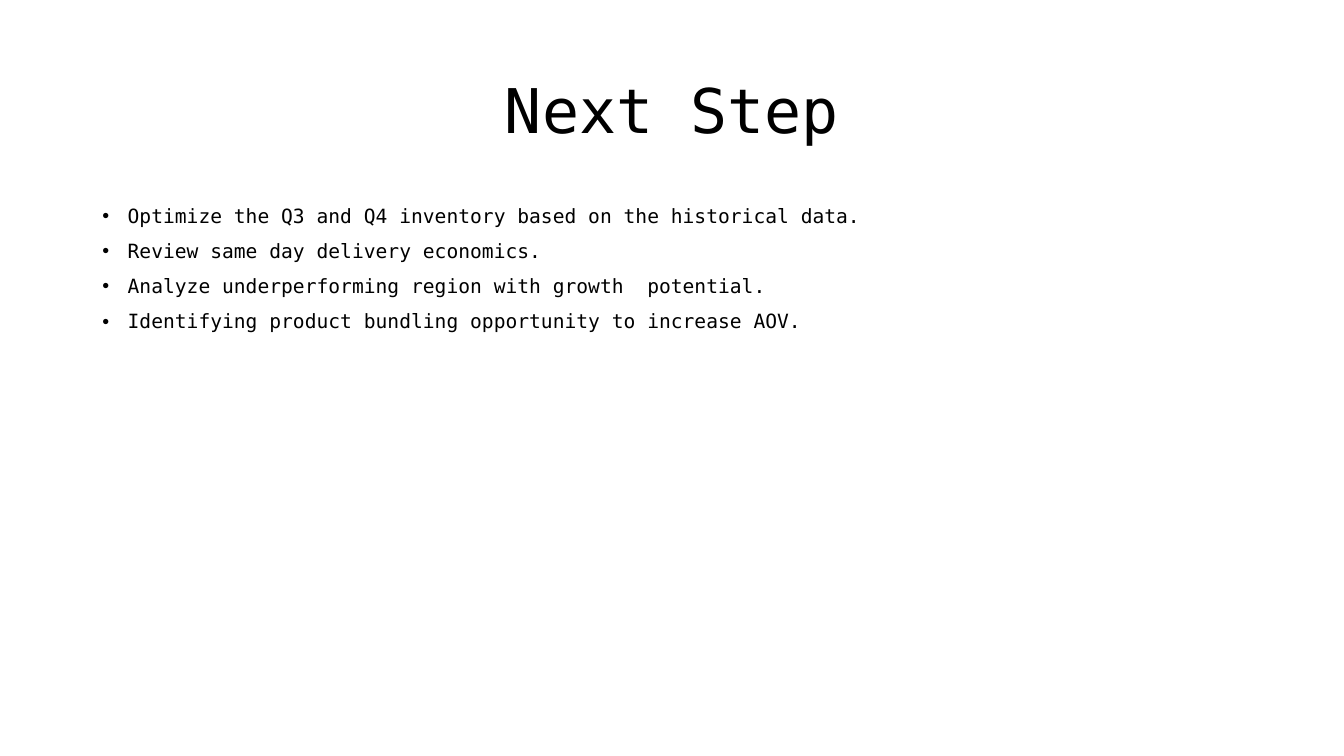
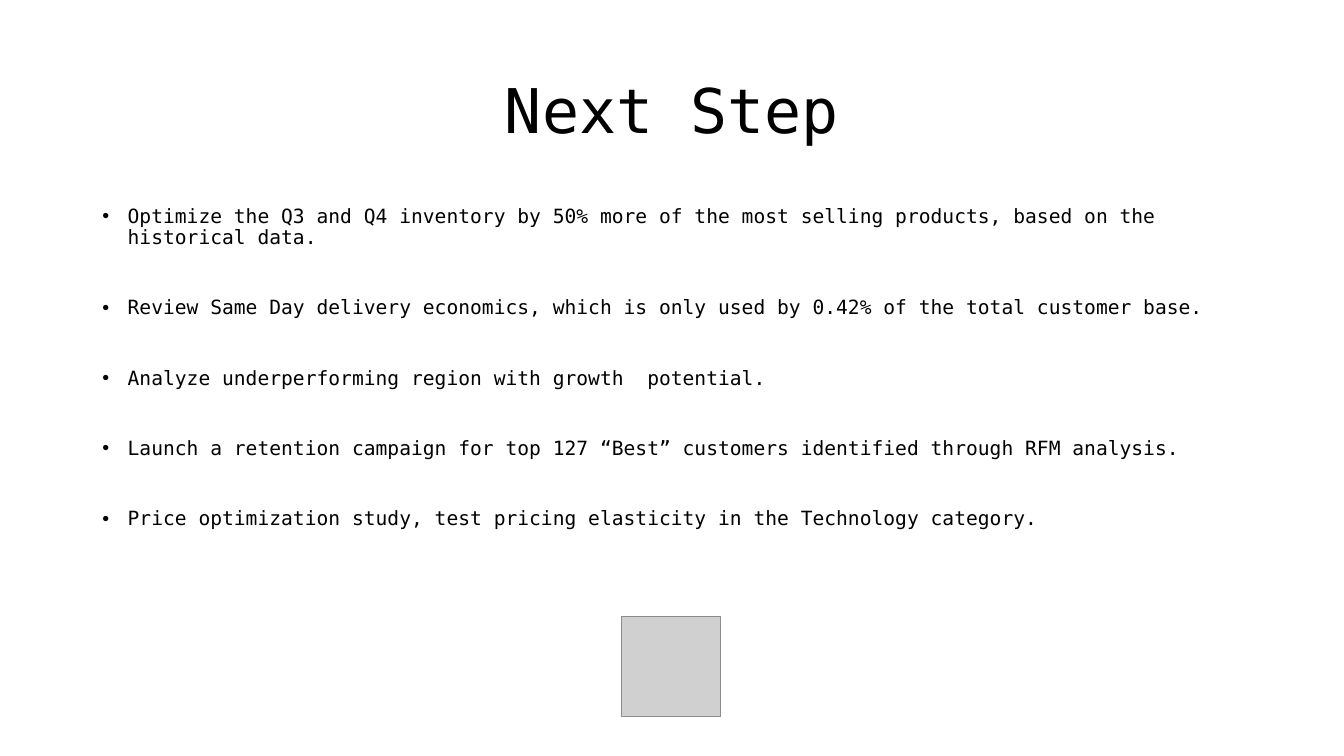
Before and after one commit to duy4nt/Data-Analysis, a slide deck: slide 20 of SuperstoreSalesAnalysis/Superstore Dataset Analysis.pptx (slide 25 before the commit). Drawn at 1344x756 pixels with LibreOffice and Linux fonts; fonts in the diff are those of the drawing; grey boxes stand for pictures. Boxes give left, top, right and bottom in pixels: in the first picture for what was removed or moved away, otherwise in the second. Text is boxed around its words. In the diff, an @@ line names an element or a change of style, - is before the commit and + after.

```diff
--- a/SuperstoreSalesAnalysis/Superstore Dataset Analysis.pptx
+++ b/SuperstoreSalesAnalysis/Superstore Dataset Analysis.pptx
@@ text at box(128, 208, 1202, 318): text changed @@
-• Optimize the Q3 and Q4 inventory based on the historical data.
-• Review same day delivery economics.
+• Optimize the Q3 and Q4 inventory by 50% more of the most selling products, based on the historical data.
+• Review Same Day delivery economics, which is only used by 0.42% of the total customer base.
@@ text at box(128, 440, 1178, 530): text changed @@
-• Identifying product bundling opportunity to increase AOV.
+• Launch a retention campaign for top 127 “Best” customers identified through RFM analysis.
+• Price optimization study, test pricing elasticity in the Technology category.
@@ picture added at box(621, 617, 720, 716) @@
```
Also in this commit, not shown: 3 other slides changed, 15 slides added, 18 slides removed, 2 other files.
